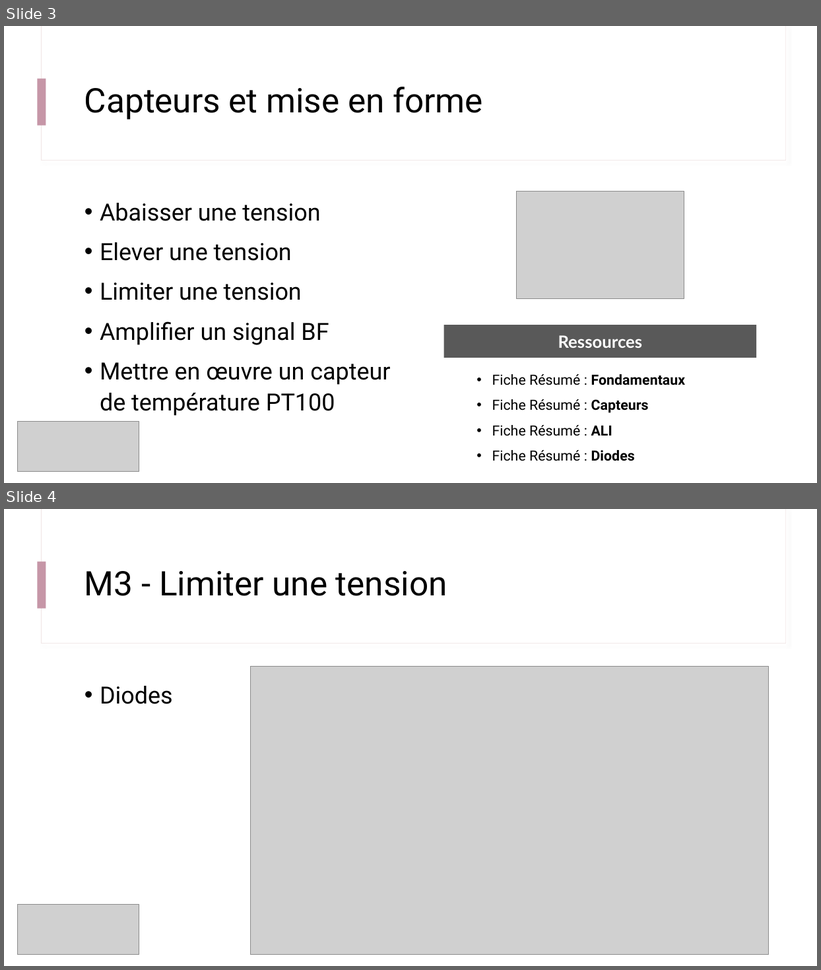
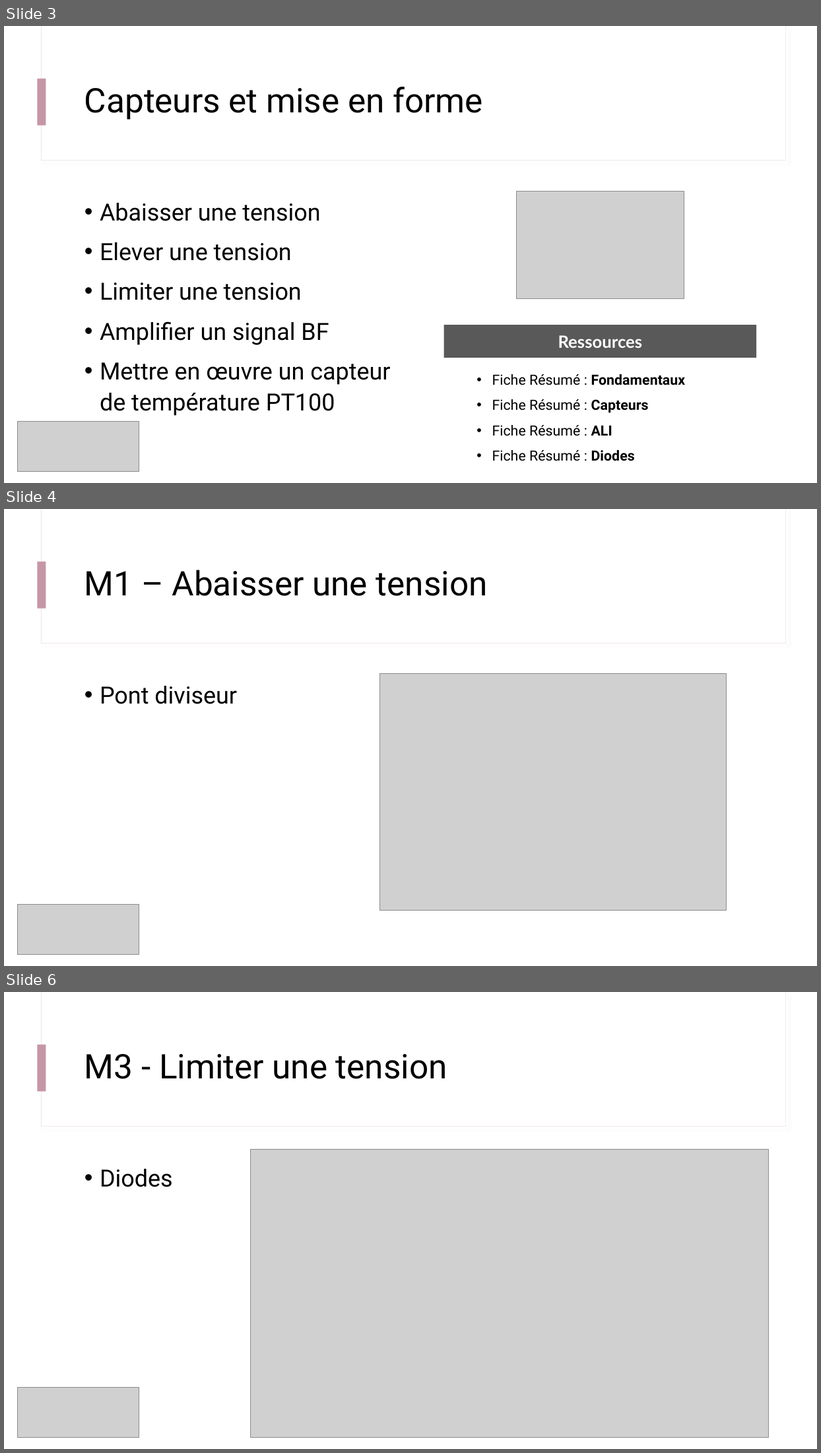
Before and after one commit to IOGS-Digital-Methods/semester-5, a slide deck: CeTI/b1_capteurs/B1_1_capteurs.pptx. Shown one above the other, each under a label of ours: slides 3 and 4 before the commit, slides 3, 4 and 6 after it; the slides between them are not shown. The pictures are 821x970 and 821x1453 pixels, drawn with LibreOffice and Linux fonts; fonts in the diff are those of the drawing; grey boxes stand for pictures. Boxes give left, top, right and bottom in pixels: in the first picture for what was removed or moved away, otherwise in the second. Text is boxed around its words. In the diff, an @@ line names an element or a change of style, - is before the commit and + after.

```diff
--- a/CeTI/b1_capteurs/B1_1_capteurs.pptx
+++ b/CeTI/b1_capteurs/B1_1_capteurs.pptx
@@ slide 4 added at <box>4,509,817,966</box>, background #FFFFFF; not listed: 3 template elements that a slide beside it also shows @@
@@ title added at <box>85,570,488,596</box>, 40 pt, text #000000 @@
+M1 – Abaisser une tension
@@ text added at <box>100,686,237,704</box>, 28 pt, text #000000 @@
+• Pont diviseur
@@ picture added at <box>380,674,726,911</box> @@
@@ picture added at <box>17,905,139,955</box> @@
@@ what was slide 4 is now slide 6 @@
```
Also in this commit, not shown: 2 slides changed, 4 other slides added, 1 other file.
